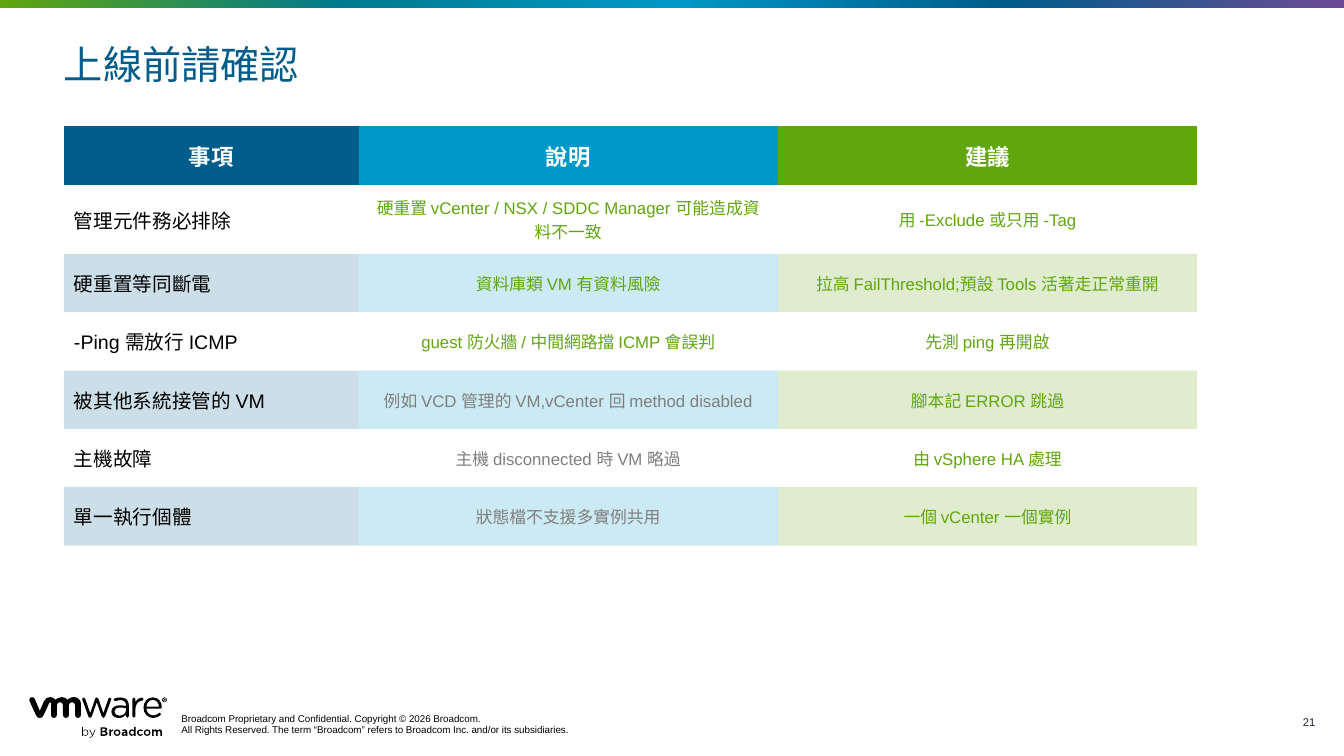
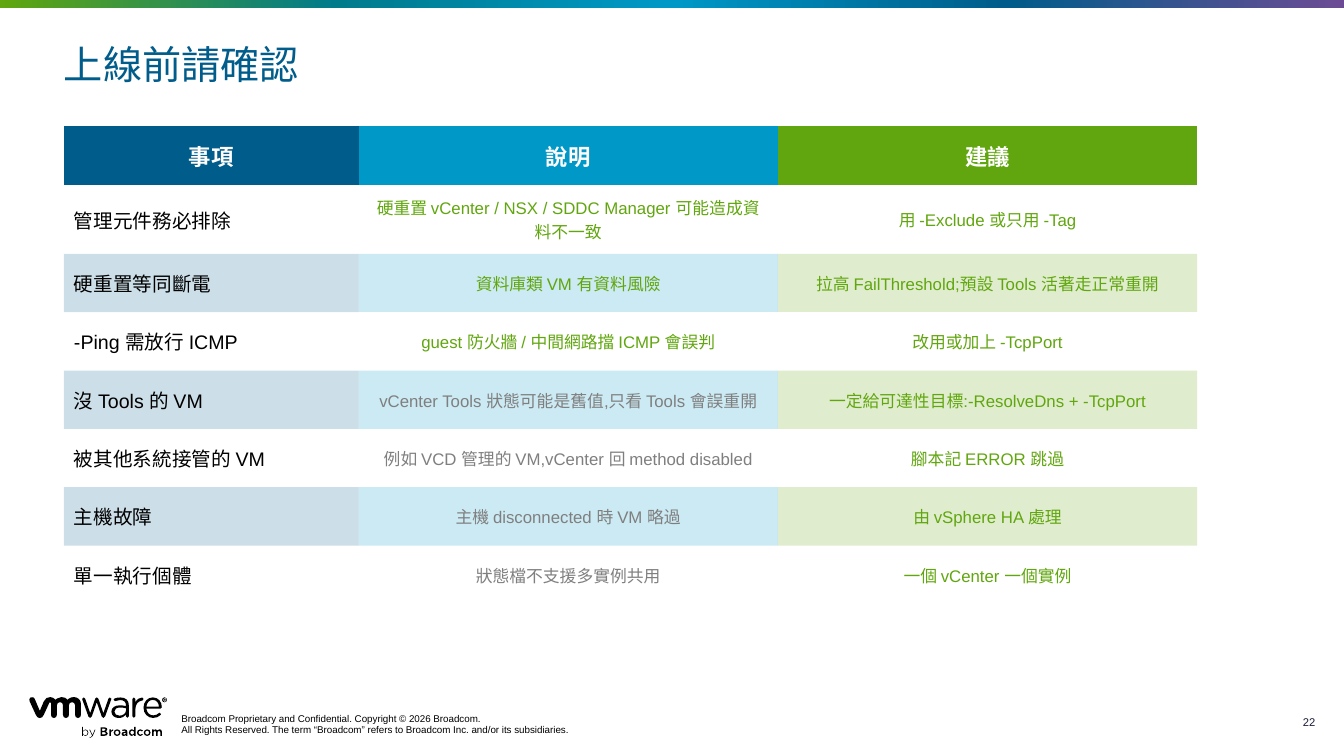
Before and after one commit to kostenyang/watch-vmhealth, a slide deck: slide 22 of docs/Watch-VMHealth-服務VM自動重開工具.pptx (slide 21 before the commit). Drawn at 1344x756 pixels with LibreOffice and Linux fonts; fonts in the diff are those of the drawing. Boxes give left, top, right and bottom in pixels: in the first picture for what was removed or moved away, otherwise in the second. Text is boxed around its words. In the diff, an @@ line names an element or a change of style, - is before the commit and + after.

```diff
--- a/docs/Watch-VMHealth-服務VM自動重開工具.pptx
+++ b/docs/Watch-VMHealth-服務VM自動重開工具.pptx
@@ table at [64, 126, 1197, 589] @@
-row 4: -Ping 需放行 ICMP | guest 防火牆 / 中間網路擋 ICMP 會誤判 | 先測 ping 再開啟
+row 4: -Ping 需放行 ICMP | guest 防火牆 / 中間網路擋 ICMP 會誤判 | 改用或加上 -TcpPort
+row 5: 沒 Tools 的 VM | vCenter Tools 狀態可能是舊值,只看 Tools 會誤重開 | 一定給可達性目標:-ResolveDns + -TcpPort
@@ page number at [1303, 718, 1315, 726]: text changed @@
-21
+22
```
Also in this commit, not shown: 4 other slides changed, 1 slide added, 3 other files.
